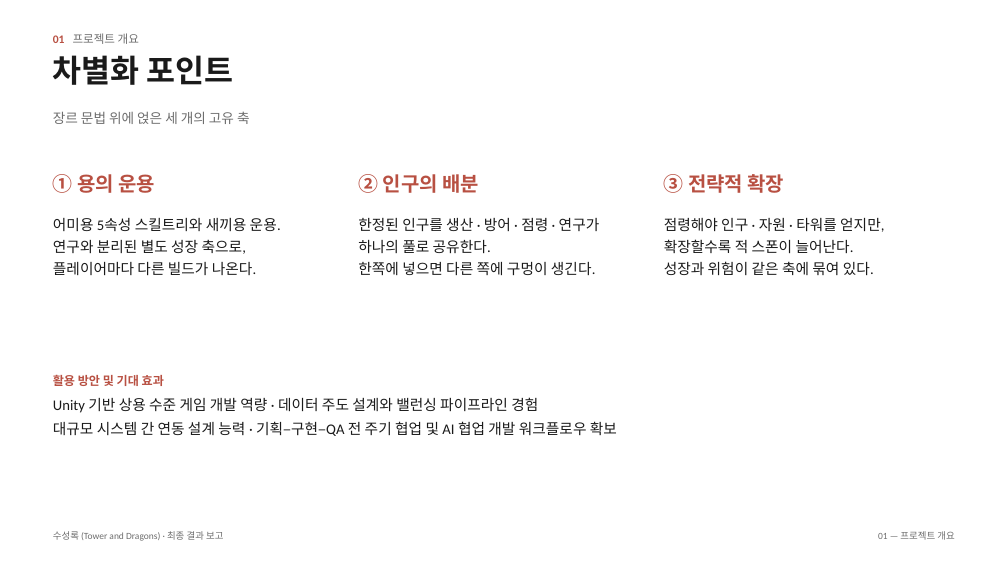
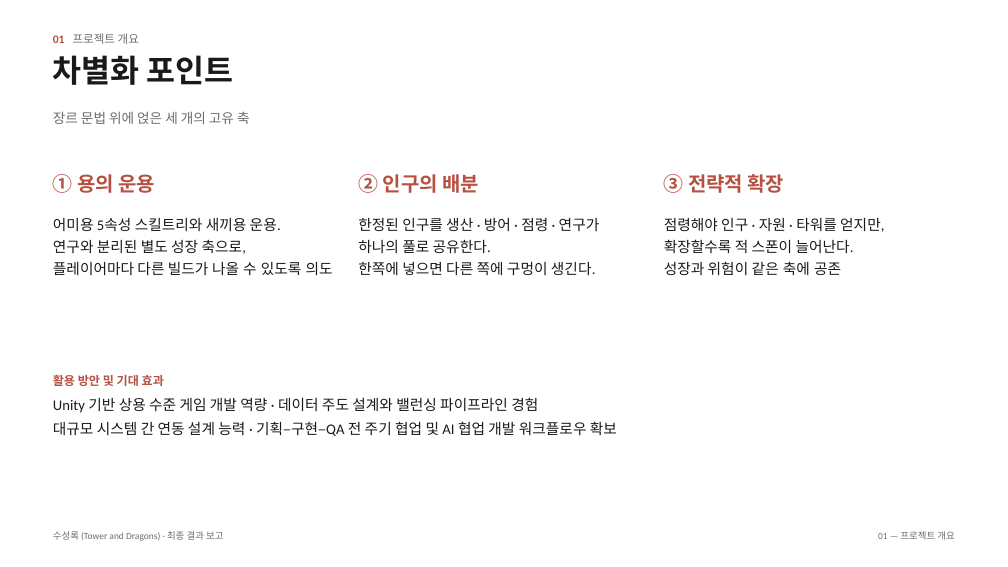
Before and after one commit to JoKangHyeon/TowerAndDragon, a slide deck: slide 4 of Docs/수성록_최종결과보고_초안.pptx. Drawn at 1008x567 pixels with LibreOffice and Linux fonts; fonts in the diff are those of the drawing. Boxes give left, top, right and bottom in pixels: in the first picture for what was removed or moved away, otherwise in the second. Text is boxed around its words. In the diff, an @@ line names an element or a change of style, - is before the commit and + after.

```diff
--- a/Docs/수성록_최종결과보고_초안.pptx
+++ b/Docs/수성록_최종결과보고_초안.pptx
@@ text at [53,262,333,275]: text changed @@
-플레이어마다 다른 빌드가 나온다.
+플레이어마다 다른 빌드가 나올 수 있도록 의도
@@ text at [664,261,841,275]: text changed @@
-성장과 위험이 같은 축에 묶여 있다.
+성장과 위험이 같은 축에 공존
```
Also in this commit, not shown: 4 other slides changed, 1 other file.
